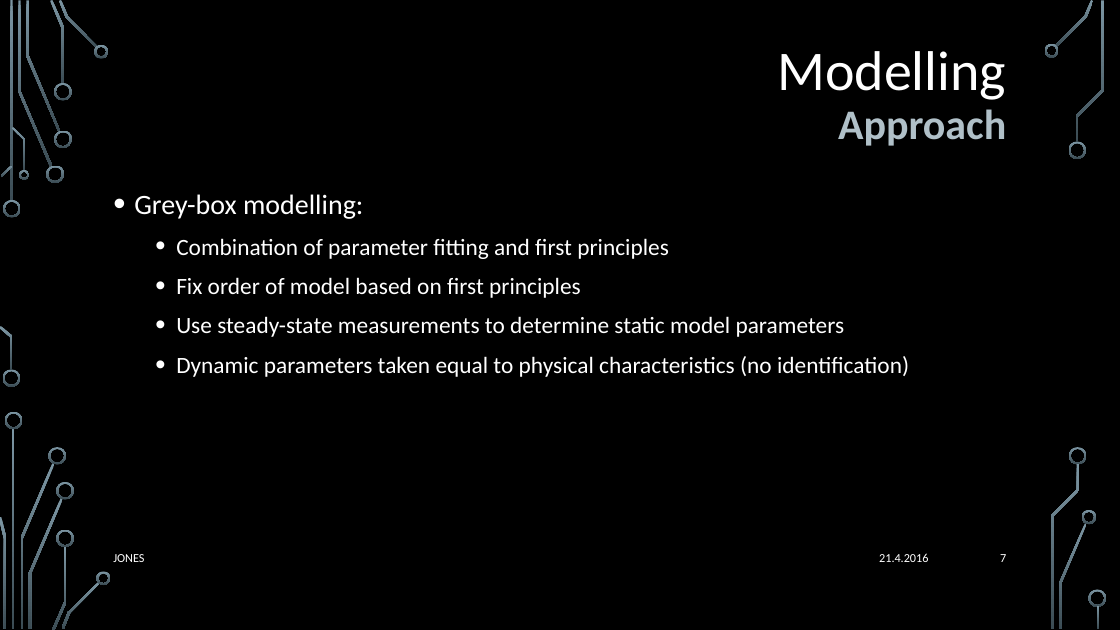
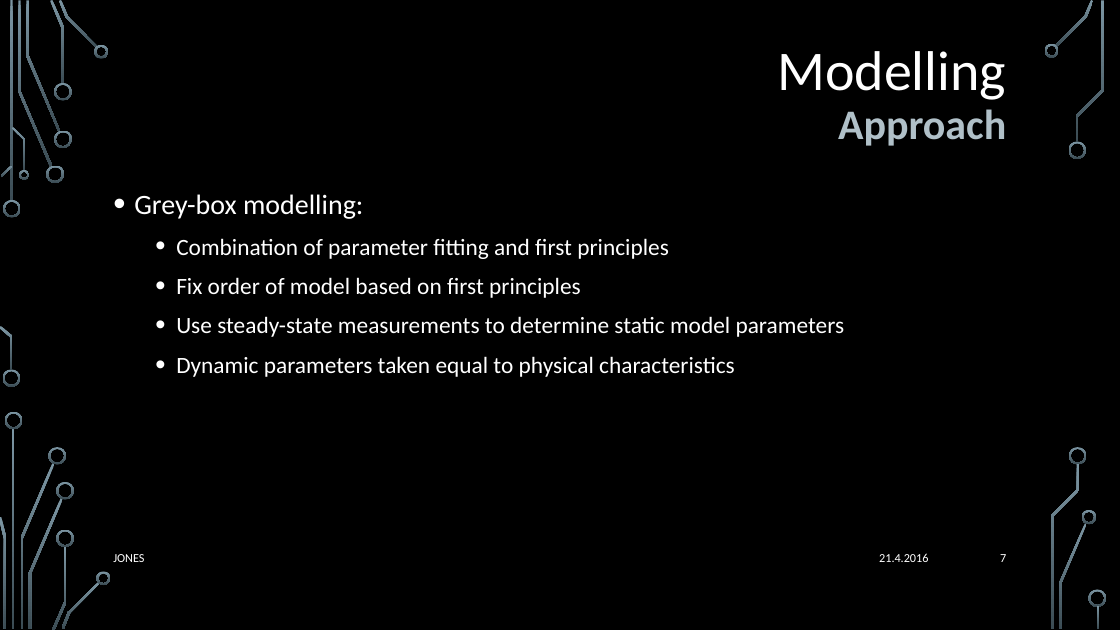
Before and after one commit to katie-jones/compressor-mpc-simulink, a slide deck: slide 7 of report/midterm/presentation.pptx. Drawn at 1120x630 pixels with LibreOffice and Linux fonts; fonts in the diff are those of the drawing; background and template pictures are left out. Boxes give left, top, right and bottom in pixels: in the first picture for what was removed or moved away, otherwise in the second. Text is boxed around its words. In the diff, an @@ line names an element or a change of style, - is before the commit and + after.

```diff
--- a/report/midterm/presentation.pptx
+++ b/report/midterm/presentation.pptx
@@ text at bbox=[176, 356, 735, 377]: text changed @@
-  • Dynamic parameters taken equal to physical characteristics (no identification)
+  • Dynamic parameters taken equal to physical characteristics
```
Also in this commit, not shown: 6 other slides changed, 1 slide removed, 1 other file.
